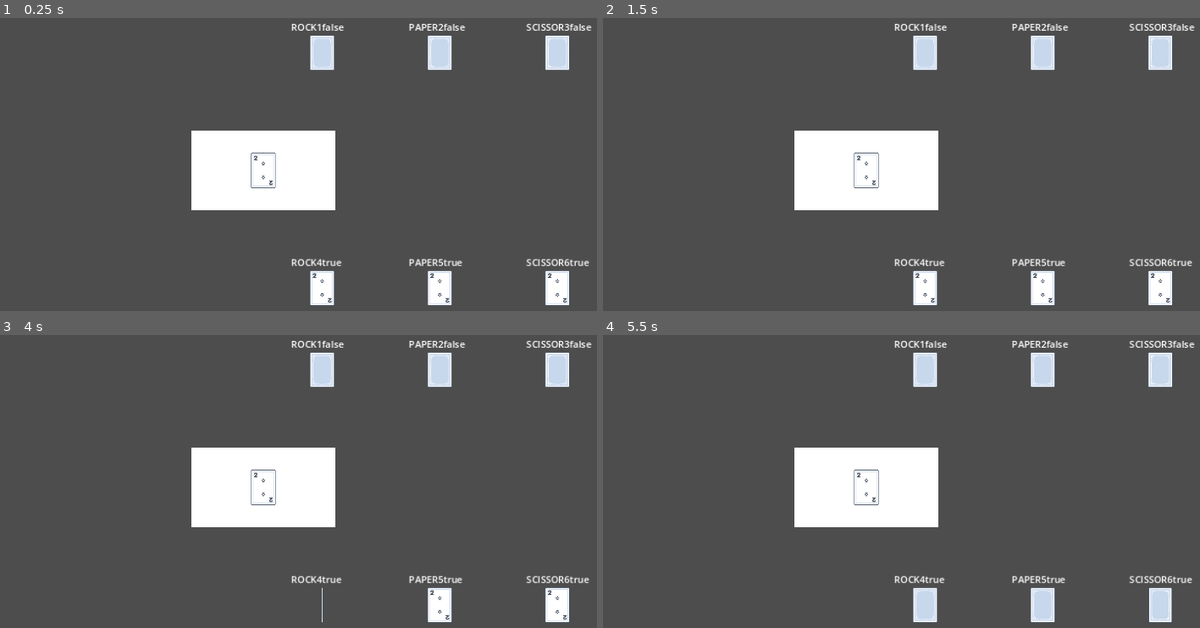
Above: before the commit, frames 1-4 (two rows, left to right).
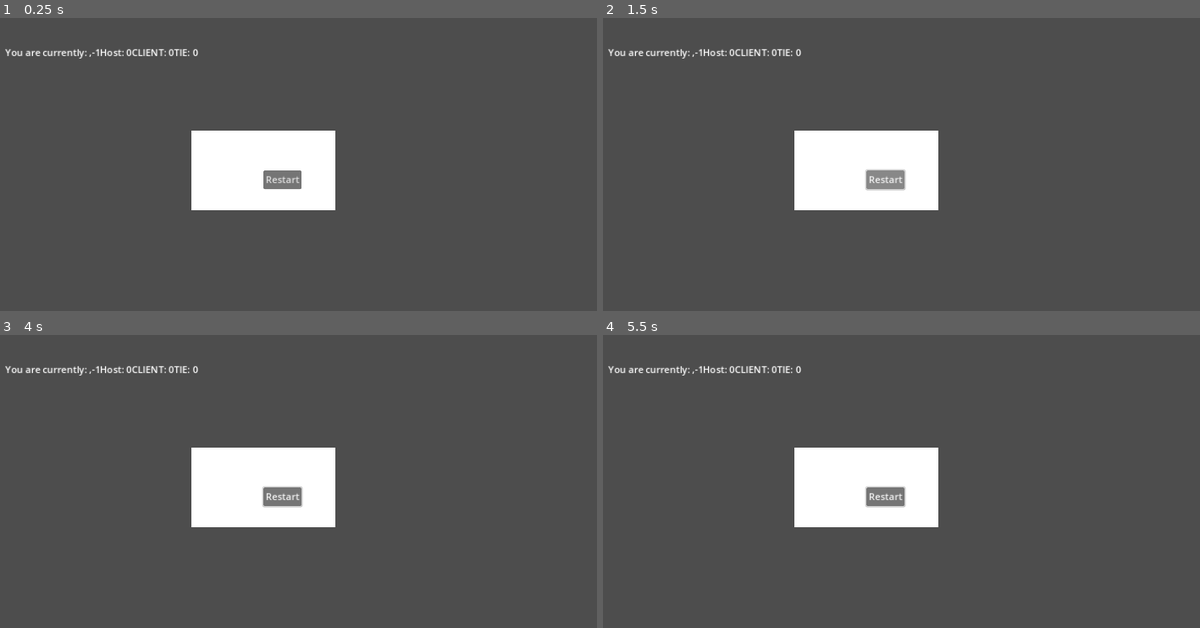
Above: after the commit, the same moments.

Repository: daoqingao/godotRTC
Game: Godot game, scene res://cardGame/CardGame_RPS/CardGame_RPS.tscn
The game is run twice, just before and just after one commit, with the same random seed, the same clock (stepped at 60 frames per second) and the same inputs. This scene is started directly instead of the project's main scene.
Inputs (mouse positions are in pixels of both pictures, inside the frame that each line leads up to):
- Up to frame 1 (0.25 s): no input
- Up to frame 2 (1.5 s): click (883, 179) at 0.5 s, where only the run after the commit has a clickable "Restart"; click (883, 179) at 1.25 s, where only the run after the commit has a clickable "Restart"
- Up to frame 3 (4 s): click (280, 496) at 2 s, where only the run after the commit has a clickable "Restart"; tap Enter at 2.75 s; move the mouse to (262, 487) at 2.77 s; hold Right mouse button (rightClick) 2.78-3.53 s; click (262, 487) at 2.92 s; tap Space at 3.5 s; move the mouse to (322, 604) at 3.52 s; click (322, 604) at 3.6 s; right-click (322, 604) at 3.8 s
- Up to frame 4 (5.5 s): move the mouse to (1044, 604) at 4.27 s; hold Right mouse button (rightClick) 4.28-5.03 s; click (1044, 604) at 4.42 s; tap Enter at 5 s; move the mouse to (1158, 604) at 5.02 s; right-click (1158, 604) at 5.1 s; click (1158, 604) at 5.17 s

The runs differ from the first frame. In frame 1, 4.7% of the frame differs, in the area x 0-100%, y 2-98%; in frame 2, 4.8%; in frame 3, 4.3%; in frame 4, 4.8%.

Commit message:
rps works...

Diff:
--- a/cardGame/CardGame_RPS/CardGame_RPS.gd
+++ b/cardGame/CardGame_RPS/CardGame_RPS.gd
@@ -1,11 +1,10 @@
 extends Node2D
 
 @onready var Card = preload("res://fab/card/Card.tscn")
+@onready var TopRevealPos = $TopRevealPos.position
 #let just play rock paper sissors bruh
-
-var allCards = {}
-var cardsOwnId = []
-var cardsNotOwnId = []
+@onready var ScoreboardText = $ScoreboardText
+###schemas
 
 var cardTypes = {
 	ROCK="ROCK",
@@ -13,71 +12,161 @@
 	SCISSOR="SCISSOR",
 }
 
+var winningCombinations = {
+	  "ROCK": "SCISSOR",
+	  "PAPER": "ROCK",
+	  "SCISSOR": "PAPER",
+  }
 var playerTypes = {
 	HOST="HOST",
 	CLIENT = "CLIENT"
 }
+var actionTypes = {
+	INIT = "INIT",
+	CARD_PLAYED="CARD_PLAYED",
+}
+
+var cardRandNumToType = {
+	0:"ROCK",
+	1:"PAPER",
+	2:"SCISSOR",
+}
+###local data
+var allCards = {}
+var cardsOwnId = []
+var cardsNotOwnId = []
+
+var cardsOwnType = []
+var cardsNotOwnType = []
 var playerType = null
 
-var actionTypes = {
-	CARD_PLAYED="CARD_PLAYED"
+###synchronize data
+var RPSRPCData = {
+	hostId = -1,
+	clientId = -1,
+
+	maxTurns = 3,
+	hostCardsId = [1,2,3],
+	clientCardsId = [4,5,6],
+	cardRandType = {
+		playerTypes.HOST : [], #array of predetermined rock paper or scissor
+		playerTypes.CLIENT : [],
+	},
+	cardsPlayedId = {
+		playerTypes.HOST : null,
+		playerTypes.CLIENT : null,	#default is null.
+	},
+	score = {
+		playerTypes.HOST : 0,
+		playerTypes.CLIENT : 0,
+		"TIE": 0,
+	}
 }
-
 
 #rpc signals
 func handlePropagatedAction(actionType, newRPSData):
 	print("receives", actionType)
 	if(actionType==actionTypes.CARD_PLAYED):
 		handlePropagatedCardPlayed(newRPSData)
+	if(actionType==actionTypes.INIT):
+		handlePropagatedInit(newRPSData)
+
+
+#handlers RPC should only be set here, this gets called in both sides
+func handlePropagatedInit(propagatedData):
+	print("@@@@@@@@@@@@@@@@@@@@@@@@@@@@@@@ called to init, should only be claled rtwice")
+	#this only just sets the
+	var playerList = propagatedData.peerPlayers.keys()
+	RPSRPCData.hostId = 1
+	RPSRPCData.clientId = playerList.filter(func(p): return p!=1)[0]
+	seed(propagatedData.pregeneratedSeed)
+	for i in RPSRPCData.maxTurns:
+		RPSRPCData.cardRandType[playerTypes.HOST].push_back(cardRandNumToType[randi()%2]) #can be 1 2 3 but they should be both be in sync... I hope
+		RPSRPCData.cardRandType[playerTypes.CLIENT].push_back(cardRandNumToType[randi()%2])
+	print("are these 2 data in sync please", RPSRPCData)
+	startGame()
 
 
 func handlePropagatedCardPlayed(propagatedData):
-	print("card played...")
 	var card = allCards[propagatedData.cardIdPlayed]
+	RPSRPCData.cardsPlayedId[propagatedData.playerTypeThatPlayedIt] = card.cardId
 	card.restSnapPos = Vector2.ZERO
+	if(RPSRPCData.cardsPlayedId[playerTypes.HOST] != null and RPSRPCData.cardsPlayedId[playerTypes.CLIENT] != null): #wait wyou can just check right here...
+		#you can just check here when both cards are played
+		var hostCard = allCards[RPSRPCData.cardsPlayedId[playerTypes.HOST]]
+		var clientCard = allCards[RPSRPCData.cardsPlayedId[playerTypes.CLIENT]]
+		var cardToFlip = null
+
+		if(hostCard.isOwner == false):
+			cardToFlip = hostCard
+		else:
+			cardToFlip = clientCard
+		cardToFlip.restSnapPos = TopRevealPos
+		await cardToFlip.flipCard()
+
+		RPSRPCData.score[checkWhoWonCard()] +=1
+		RPSRPCData.cardsPlayedId[playerTypes.HOST] = null
+		RPSRPCData.cardsPlayedId[playerTypes.CLIENT] = null
+		#check who won bruh
 
 
-#card signals
-func handleCardIsPlayed(card):
-	if(Gamedata.RPSData.cardsPlayed[playerType]!= null):
+func checkWhoWonCard():
+	var hostCard = allCards[RPSRPCData.cardsPlayedId[playerTypes.HOST]].cardType
+	var clientCard = allCards[RPSRPCData.cardsPlayedId[playerTypes.CLIENT]].cardType
+	if(winningCombinations[hostCard]==clientCard):
+		return playerTypes.HOST
+	elif winningCombinations[clientCard]==hostCard:
+		return playerTypes.CLIENT
+	return "TIE"
+
+#card signals . no RPC should be set here
+func handleOnCardIsPlayed(card):
+	print(RPSRPCData.cardsPlayedId)
+	if(RPSRPCData.cardsPlayedId[playerType]!= null):
 		return #not allowing you to play more cards until both are cleared
 	Gamedata.propagateActionType.rpc(actionTypes.CARD_PLAYED,{
 		cardIdPlayed = card.cardId,
-		cardOwner = card.ownerId,
+		playerTypeThatPlayedIt = playerType
 	})
-	print("a card got played huh", card)
+
+
+# func handleOnBothCardPlayed():
+# 	Gamedata.propagateActionType.rpc(actionTypes.BOTH_CARDS_PLAYED,{})
 
 
 func _ready():
+	# print("reading, sohuld be called twice") #gets called twice thats good.....
 	Gamedata.propagateActionToGamemanager.connect(handlePropagatedAction)
-	startGame()
 
+func _process(delta):
+	ScoreboardText.text = "You are currently: ,"+ str(Gamedata.playerId) + "Host: "+ str(RPSRPCData.score[playerTypes.HOST]) + "CLIENT: "+ str(RPSRPCData.score[playerTypes.CLIENT]) + "TIE: "+ str(RPSRPCData.score["TIE"])
 
 func startGame():
-	#two cases, you are host, or you are client. lets jsut make it easy.
-	var hostId = Gamedata.RPSData.hostCardsId
-	var clientId =  Gamedata.RPSData.clientCardsId
+	var hostId = RPSRPCData.hostCardsId
+	var clientId =  RPSRPCData.clientCardsId
 	if(Gamedata.playerId == 1): #you are always on the bottom.....
+		cardsOwnType = RPSRPCData.cardRandType[playerTypes.HOST]
+		cardsNotOwnType = RPSRPCData.cardRandType[playerTypes.CLIENT]
 		playerType = playerTypes.HOST
 		cardsOwnId = hostId
 		cardsNotOwnId = clientId
-		initializeCardsOnBot()
-		initializeCardsOnTop()
 	else: #you are client
+		cardsOwnType = RPSRPCData.cardRandType[playerTypes.CLIENT]
+		cardsNotOwnType = RPSRPCData.cardRandType[playerTypes.HOST]
 		playerType = playerTypes.CLIENT
 		cardsNotOwnId = hostId
 		cardsOwnId = clientId
-		initializeCardsOnBot()
-		initializeCardsOnTop()
+	initializeCardsOnBot()
+	initializeCardsOnTop()
 
 func initializeCardsOnBot():
-	createCard(cardTypes.ROCK,		Vector2(100,200),true,cardsOwnId[0])
-	createCard(cardTypes.PAPER,		Vector2(300,200),true,cardsOwnId[1])
-	createCard(cardTypes.SCISSOR,	Vector2(500,200),true,cardsOwnId[2])
+	createCard(cardsOwnType[0],		Vector2(100,200),true,cardsOwnId[0])
+	createCard(cardsOwnType[1],		Vector2(300,200),true,cardsOwnId[1])
+	createCard(cardsOwnType[2],	Vector2(500,200),true,cardsOwnId[2])
 func initializeCardsOnTop():
-	createCard(cardTypes.ROCK,		Vector2(100,-200),false,cardsNotOwnId[0])
-	createCard(cardTypes.PAPER,		Vector2(300,-200),false,cardsNotOwnId[1])
-	createCard(cardTypes.SCISSOR,	Vector2(500,-200),false,cardsNotOwnId[2])
+	createCard(cardsOwnType[0],		Vector2(100,-200),false,cardsNotOwnId[0])
+	createCard(cardsOwnType[1],		Vector2(300,-200),false,cardsNotOwnId[1])
+	createCard(cardsOwnType[2],	Vector2(500,-200),false,cardsNotOwnId[2])
 
 func createCard(cardType,pos,isOwner,cardId):
 	var card = Card.instantiate()
@@ -89,7 +178,7 @@
 	})
 	add_child(card)
 	allCards[cardId] = card
-	card.isPlayed.connect(handleCardIsPlayed)
+	card.isPlayed.connect(handleOnCardIsPlayed)
 	return card
 
 
@@ -104,3 +193,6 @@
 		return
 	var card: Card = area
 	card.isInDroppableArea = false
+
+func _on_restart_game_button_pressed():
+	Gamedata.propagateActionType.rpc("RESTART","RPS")
--- a/cardGame/CardGame_RPS/CardGame_RPS.tscn
+++ b/cardGame/CardGame_RPS/CardGame_RPS.tscn
@@ -1,7 +1,6 @@
-[gd_scene load_steps=4 format=3 uid="uid://iq7kcx68qrpj"]
+[gd_scene load_steps=3 format=3 uid="uid://iq7kcx68qrpj"]
 
 [ext_resource type="Script" path="res://cardGame/CardGame_RPS/CardGame_RPS.gd" id="1_d0mm0"]
-[ext_resource type="PackedScene" uid="uid://bw0j2cm606iv" path="res://fab/card/Card.tscn" id="2_st0c5"]
 
 [sub_resource type="RectangleShape2D" id="RectangleShape2D_nm32r"]
 size = Vector2(258, 159)
@@ -28,8 +27,23 @@
 
 [node name="Camera2D" type="Camera2D" parent="."]
 
-[node name="DebugCard" parent="." instance=ExtResource("2_st0c5")]
-position = Vector2(-442, 224)
+[node name="ScoreboardText" type="Label" parent="."]
+offset_left = -439.0
+offset_top = -212.0
+offset_right = -399.0
+offset_bottom = -189.0
+text = "Hello"
+
+[node name="BotRevealPos" type="Node2D" parent="."]
+
+[node name="TopRevealPos" type="Node2D" parent="."]
+position = Vector2(1, -80)
+
+[node name="RestartGameButton" type="Button" parent="."]
+offset_right = 8.0
+offset_bottom = 8.0
+text = "Restart"
 
 [connection signal="area_entered" from="CardDropArea2d" to="." method="_on_card_drop_area_2d_area_entered"]
 [connection signal="area_exited" from="CardDropArea2d" to="." method="_on_card_drop_area_2d_area_exited"]
+[connection signal="pressed" from="RestartGameButton" to="." method="_on_restart_game_button_pressed"]
--- a/fab/card/Card.gd
+++ b/fab/card/Card.gd
@@ -19,8 +19,7 @@
 
 
 var isInDroppableArea = false
-
-
+@onready var animation = $FlipCardAnimation
 
 
 func construct(cardData):
@@ -30,7 +29,13 @@
 	self.isOwner = cardData.isOwner
 	self.cardId = cardData.cardId
 
-	print("am i the owner? of this card",self.isOwner, self.cardId)
+	# print("am i the owner? of this card",self.isOwner, self.cardId)
+	if(self.cardType=="ROCK"):
+		$CardFront/Type.text = "✊"
+	elif (self.cardType=="SCISSOR"):
+		$CardFront/Type.text = "✂️"
+	else:
+		$CardFront/Type.text = "📃"
 	if(self.isOwner):
 		flippedUp = true
 		$CardFront.z_index = 6
@@ -51,12 +56,7 @@
 	else:
 		position = lerp(position,restSnapPos,25 * delta)
 func _ready():
-	# self.isOwner = true
-	# flippedUp = false
-	# $CardBack.scale.x = 1
-	# $CardFront.z_index = 4
-	# $CardBack.z_index = 5
-	pass # Replace with function body.
+	pass
 
 # Called every frame. 'delta' is the elapsed time since the previous frame.
 func _process(delta):
@@ -66,7 +66,6 @@
 
 
 func flipCard():
-	var animation = $FlipCardAnimation
 	if(animation.is_playing()):
 		return
 	if(flippedUp):
@@ -76,6 +75,8 @@
 	else:
 		animation.play("card_flip_up")
 		flippedUp = true
+	await animation.animation_finished
+	return animation
 
 func _input(event):
 	if(!isOwner):
@@ -83,10 +84,9 @@
 	if event is InputEventMouseButton:
 		if event.button_index == MOUSE_BUTTON_LEFT and not event.pressed:
 			selected = false
-			# if(newSnapPos!=null):
-			# 	restSnapPos = Vector2(newSnapPos.x,newSnapPos.y)
-			# 	newSnapPos = null
 			if(isInDroppableArea):
+				#you are dropped. sooo
+				isInDroppableArea = false
 				isPlayed.emit(self)
 func _on_input_event(viewport, event, shape_idx):
 	if(!isOwner):
@@ -96,5 +96,4 @@
 	if event.is_action_pressed("rightClick"):
 		flipCard()
 
-
 signal isPlayed(vars)
--- a/fab/card/Card.tscn
+++ b/fab/card/Card.tscn
@@ -145,16 +145,12 @@
 "card_flip_up": SubResource("Animation_g66ya")
 }
 
-[sub_resource type="SceneReplicationConfig" id="SceneReplicationConfig_pax2s"]
-properties/0/path = NodePath(".:position")
-properties/0/spawn = true
-properties/0/replication_mode = 0
-
 [node name="Card" type="Area2D"]
 position = Vector2(80, 56)
 script = ExtResource("1_ectx1")
 
 [node name="Label" type="Label" parent="."]
+visible = false
 offset_left = -53.0
 offset_top = -55.0
 offset_right = -13.0
@@ -164,6 +160,13 @@
 [node name="CardFront" type="Sprite2D" parent="."]
 z_index = 2
 texture = ExtResource("2_aomxi")
+
+[node name="Type" type="Label" parent="CardFront"]
+offset_left = -25.0
+offset_top = -23.0
+offset_right = 15.0
+scale = Vector2(2.3686, 2.9946)
+text = "rock paper or scissor"
 
 [node name="CardBack" type="Sprite2D" parent="."]
 z_index = 1
@@ -179,7 +182,4 @@
 "": SubResource("AnimationLibrary_5nha3")
 }
 
-[node name="MultiplayerSynchronizer" type="MultiplayerSynchronizer" parent="."]
-replication_config = SubResource("SceneReplicationConfig_pax2s")
-
 [connection signal="input_event" from="." to="." method="_on_input_event"]
--- a/singleton/Gamedata.gd
+++ b/singleton/Gamedata.gd
@@ -5,58 +5,51 @@
 #all player data that are involved
 var peerPlayers = {}
 var playerId = -1
-var playerSize = -1
 
+var pregeneratedSeed
 
-#all the data needed to play rock papers scissor
-var RPSData = {
-	hostId = -1,
-	clientId = -1,
+@onready var RPSScene = preload("res://cardGame/CardGame_RPS/CardGame_RPS.tscn")
 
-	hostCardsId = [1,2,3],
-	clientCardsId = [4,5,6],
-
-	cardsPlayedId = [],
-
-	cardsPlayed = {
-		"HOST" = null,
-		"CLIENT" = null,
-	},
-	# playerOrientation = {
-	# 	"top": -1,
-	# 	"bot": -1,
-	# } #who is going to be exactly where
-}
+func _ready():
+	pregeneratedSeed = randi() #this thing will ALWAYS BE THE SAME throughout the game
 
 
 @rpc("any_peer", "call_local")
 func propagateActionType(actionType, newRPSData):
-	propagateActionToGamemanager.emit(actionType,newRPSData)
-signal propagateActionToGamemanager(actionType, newRPSData)
-
-@rpc("any_peer", "call_local")
-func updateRPSData(HostRPSData):
-	print("everyone received data from someone...", str(HostRPSData))
-	self.RPSData = HostRPSData
+	if(actionType=="RESTART"):
+		startGame(newRPSData)
+	else:
+		propagateActionToGamemanager.emit(actionType,newRPSData)
 
 func startGame(gameType):
-	playerSize = peerPlayers.size()
-		#only the host should have control of what to be doing.
-		#there is only one host. is a must
 	if(gameType=="RPS"):
 		hostStartGameInitRPSData()
 
-
+# func handlePropagatedRestartGame(gameType): basically the same
+# 	if(gameType=="RPS"):
+# 		hostStartGameInitRPSData()
 
 func hostStartGameInitRPSData():
-	get_tree().change_scene_to_file("res://cardGame/CardGame_RPS/CardGame_RPS.tscn")
+	var playerSize = peerPlayers.size()
 	if(playerSize != 2):
 		printerr("requires 2 players in the lobby, 2 players not detected")
 		return
-	if(playerId!=1):
-		return
-	#means you are the host, you should do this
-	var playerList = peerPlayers.keys()
-	RPSData.hostId = 1
-	RPSData.clientId = playerList.filter(func(p): return p!=1)[0]
-	updateRPSData.rpc(self.RPSData)
+	# get_tree().root.add_child(RPSScene)
+	print("called to start game.")
+	get_tree().change_scene_to_file("res://cardGame/CardGame_RPS/CardGame_RPS.tscn")
+	#NOTE oh god this is a race condition, we must WAIT for the node to be ready and connect.... before to propagate anything.
+	#must wait for scene to hook up .connect before they can handle propagated action....
+	# i dotn know how to make this without making things extra complicated ;
+	await get_tree().create_timer(0.5).timeout
+	pregeneratedSeed = randi() #this thing will ALWAYS BE THE SAME throughout the game
+	if(playerId == 1):
+		#you are the host, the following should only be called once to propagate twice.
+		print("$$$$$$$$$ attempting to propagate to both here should be called once")
+		propagateActionType.rpc("INIT",{
+			peerPlayers= peerPlayers,
+			pregeneratedSeed=  pregeneratedSeed
+		}) #list of all the players basically.
+
+#this gets called twice, already propagated.
+
+signal propagateActionToGamemanager(actionType, newRPSData)
Not shown: 1 places in fab/card/Card.tscn that only renumber resources
